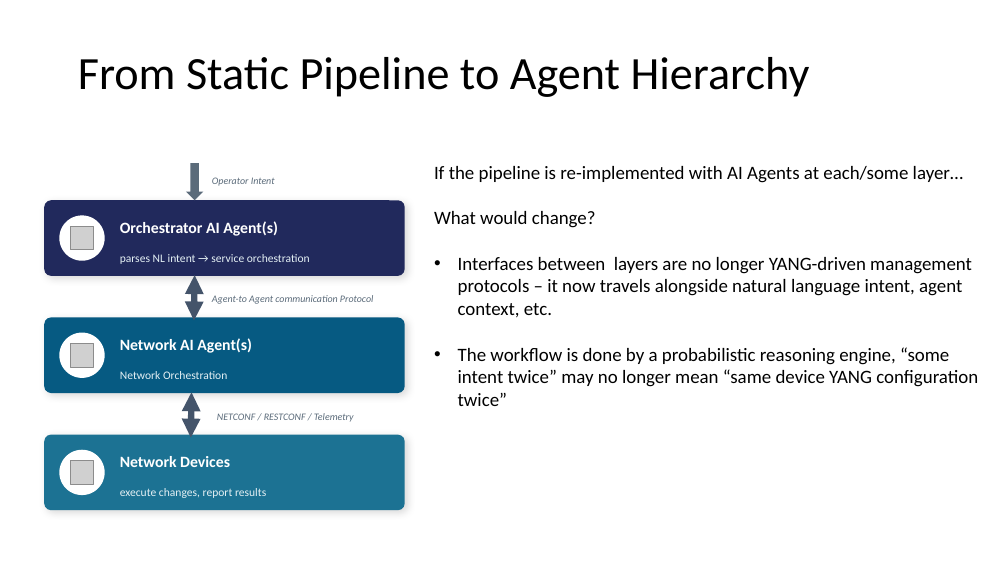
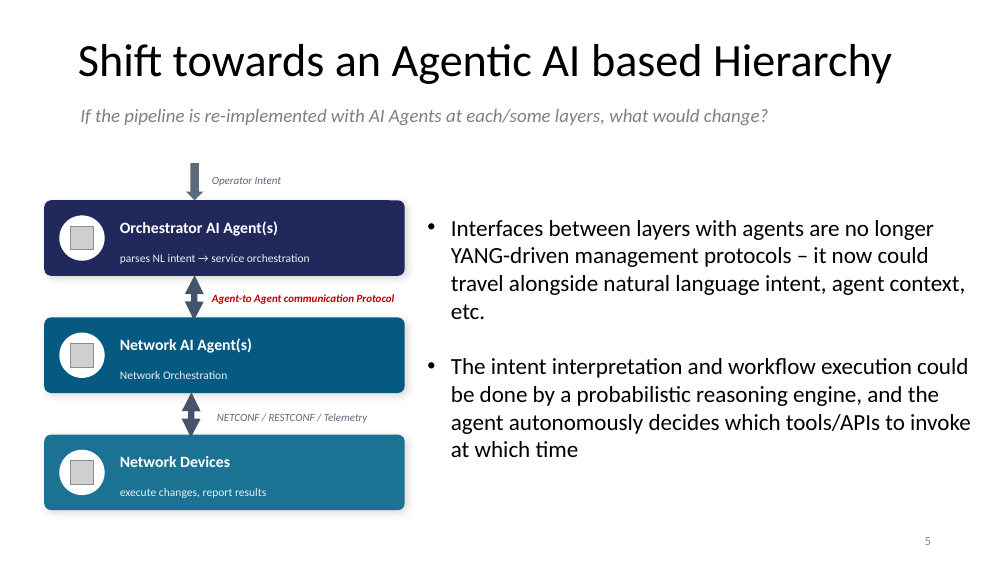
Before and after one commit to QiufangMa/AgentImpact2YANG, a slide deck: slide 5 of Side Meetings/AgentImpact2YANG.pptx (slide 6 before the commit). Drawn at 1008x567 pixels with LibreOffice and Linux fonts; fonts in the diff are those of the drawing; grey boxes stand for pictures. Boxes give left, top, right and bottom in pixels: in the first picture for what was removed or moved away, otherwise in the second. Text is boxed around its words. In the diff, an @@ line names an element or a change of style, - is before the commit and + after.

```diff
--- a/Side Meetings/AgentImpact2YANG.pptx
+++ b/Side Meetings/AgentImpact2YANG.pptx
@@ title at box(78, 44, 892, 84): text changed @@
-From Static Pipeline to Agent Hierarchy
+Shift towards an Agentic AI based Hierarchy
@@ text added at box(80, 109, 768, 125), 18 pt, text #808080, italic @@
+If the pipeline is re-implemented with AI Agents at each/some layers, what would change?
@@ text "Operator Intent" at box(212, 177, 281, 186): size 9.5 to 10.5 pt @@
@@ text at box(451, 220, 971, 457): text changed; size 18 to 22 pt @@
-If the pipeline is re-implemented with AI Agents at each/some layer…
-What would change?
-• Interfaces between layers are no longer YANG-driven management protocols – it now travels alongside natural language intent, agent context, etc.
-• The workflow is done by a probabilistic reasoning engine, “some intent twice” may no longer mean “same device YANG configuration twice”
+• Interfaces between layers with agents are no longer YANG-driven management protocols – it now could travel alongside natural language intent, agent context, etc.
+• The intent interpretation and workflow execution could be done by a probabilistic reasoning engine, and the agent autonomously decides which tools/APIs to invoke at which time
@@ text "Agent-to Agent communication Protocol" at box(212, 294, 395, 304): size 9.5 to 10.5 pt, text colour #5B6B7A to #C00000, bold on @@
@@ text "NETCONF / RESTCONF / Telemetry" at box(217, 413, 368, 423): size 9.5 to 10.5 pt @@
@@ text added at box(925, 537, 931, 545), 12 pt, text #8C8C8C @@
+5
```
Also in this commit, not shown: 13 other slides changed, 3 slides added, 2 slides removed, 1 other file.
